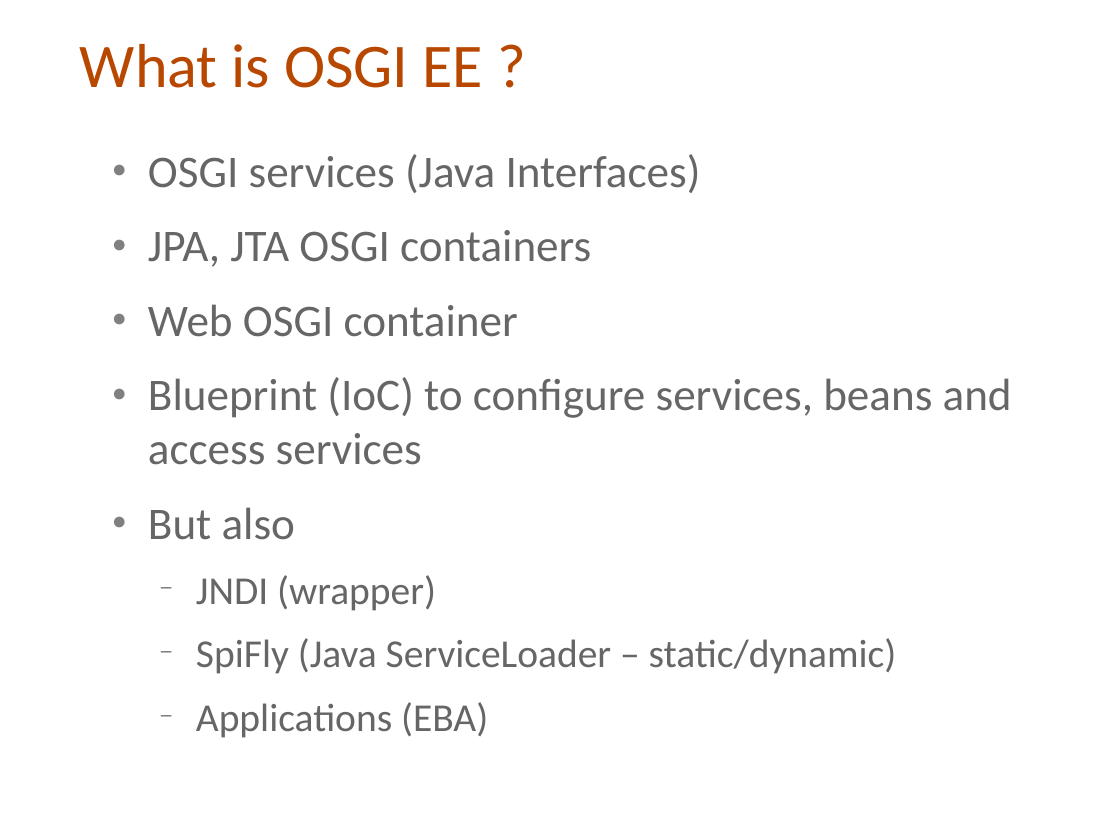
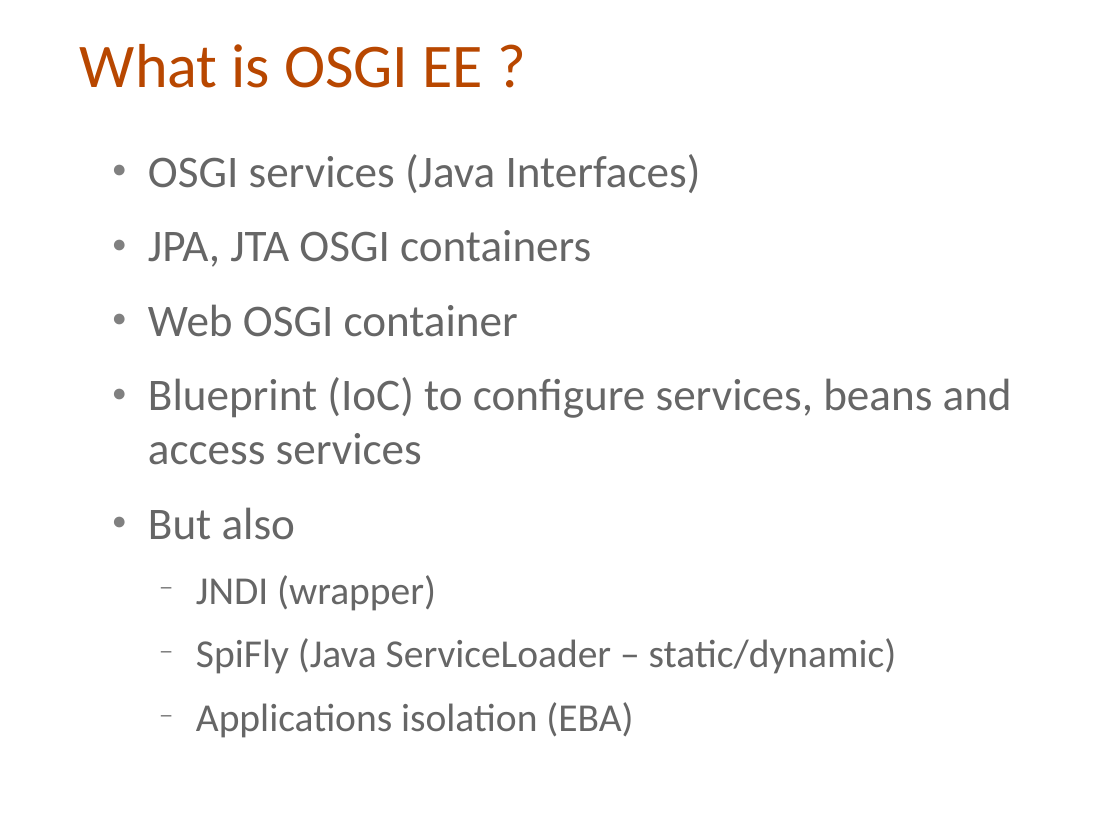
Before and after one commit to cmoulliard/apachecon-2012, a slide deck: slide 27 of karaf-ee-apachecon_eu_2012.odp (slide 26 before the commit). Drawn at 1120x840 pixels with LibreOffice and Linux fonts; fonts in the diff are those of the drawing; background and template pictures are left out. Boxes give left, top, right and bottom in pixels: in the first picture for what was removed or moved away, otherwise in the second. Text is boxed around its words. In the diff, an @@ line names an element or a change of style, - is before the commit and + after.

```diff
--- a/karaf-ee-apachecon_eu_2012.odp
+++ b/karaf-ee-apachecon_eu_2012.odp
@@ text at (196,702,633,738): text changed @@
-  − Applications (EBA)
+  − Applications isolation (EBA)
```
Also in this commit, not shown: 14 other slides changed, 4 slides added, 1 slide removed.
